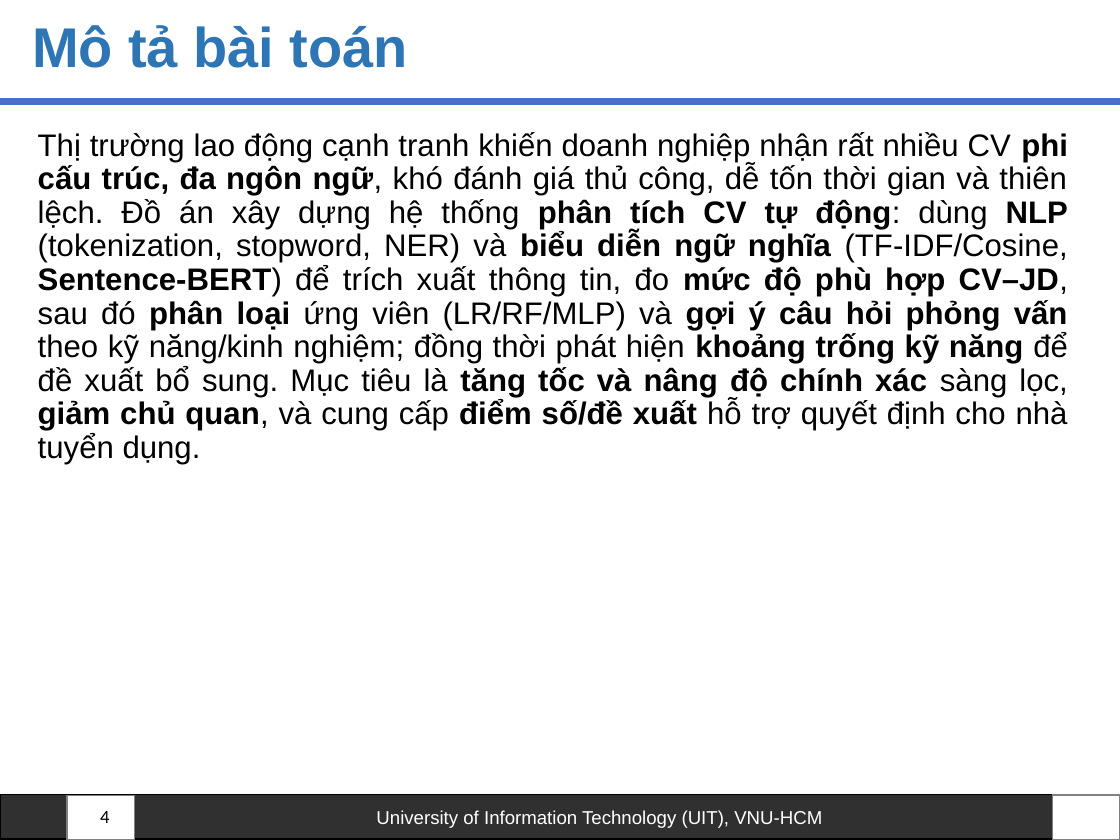
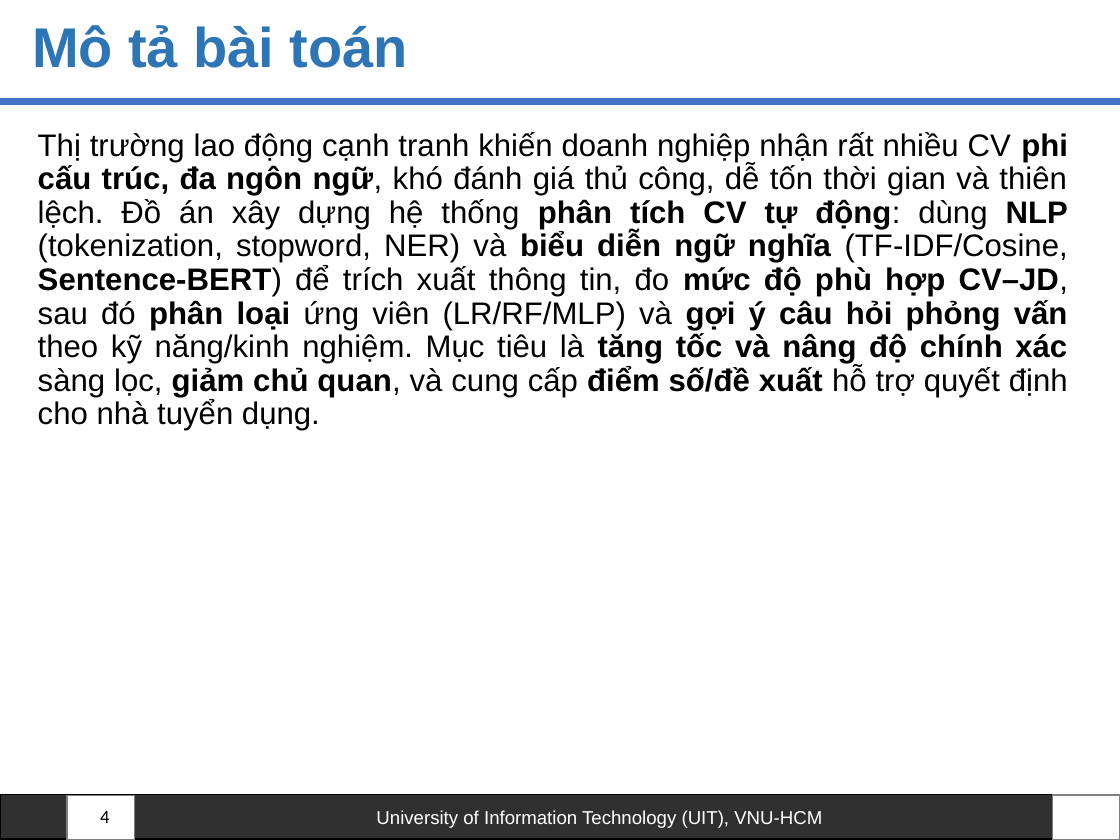
Before and after one commit to HoanHang/AI-UIT, a slide deck: slide 4 of Python_ML/Report/Slide - Bao Cao Cuoi Ki - Python.pptx. Drawn at 1120x840 pixels with LibreOffice and Linux fonts; fonts in the diff are those of the drawing; background and template pictures are left out. Boxes give left, top, right and bottom in pixels: in the first picture for what was removed or moved away, otherwise in the second. Text is boxed around its words. In the diff, an @@ line names an element or a change of style, - is before the commit and + after.

```diff
--- a/Python_ML/Report/Slide - Bao Cao Cuoi Ki - Python.pptx
+++ b/Python_ML/Report/Slide - Bao Cao Cuoi Ki - Python.pptx
@@ text at (38, 132, 1069, 431): text changed @@
-Thị trường lao động cạnh tranh khiến doanh nghiệp nhận rất nhiều CV phi cấu trúc, đa ngôn ngữ, khó đánh giá thủ công, dễ tốn thời gian và thiên lệch. Đồ án xây dựng hệ thống phân tích CV tự động: dùng NLP (tokenization, stopword, NER) và biểu diễn ngữ nghĩa (TF-IDF/Cosine, Sentence-BERT) để trích xuất thông tin, đo mức độ phù hợp CV–JD, sau đó phân loại ứng viên (LR/RF/MLP) và gợi ý câu hỏi phỏng vấn theo kỹ năng/kinh nghiệm; đồng thời phát hiện khoảng trống kỹ năng để đề xuất bổ sung. Mục tiêu là tăng tốc và nâng độ chính xác sàng lọc, giảm chủ quan, và cung cấp điểm số/đề xuất hỗ trợ quyết định cho nhà tuyển dụng.
+Thị trường lao động cạnh tranh khiến doanh nghiệp nhận rất nhiều CV phi cấu trúc, đa ngôn ngữ, khó đánh giá thủ công, dễ tốn thời gian và thiên lệch. Đồ án xây dựng hệ thống phân tích CV tự động: dùng NLP (tokenization, stopword, NER) và biểu diễn ngữ nghĩa (TF-IDF/Cosine, Sentence-BERT) để trích xuất thông tin, đo mức độ phù hợp CV–JD, sau đó phân loại ứng viên (LR/RF/MLP) và gợi ý câu hỏi phỏng vấn theo kỹ năng/kinh nghiệm. Mục tiêu là tăng tốc và nâng độ chính xác sàng lọc, giảm chủ quan, và cung cấp điểm số/đề xuất hỗ trợ quyết định cho nhà tuyển dụng.
```
Also in this commit, not shown: 4 other slides changed, 1 slide removed.
